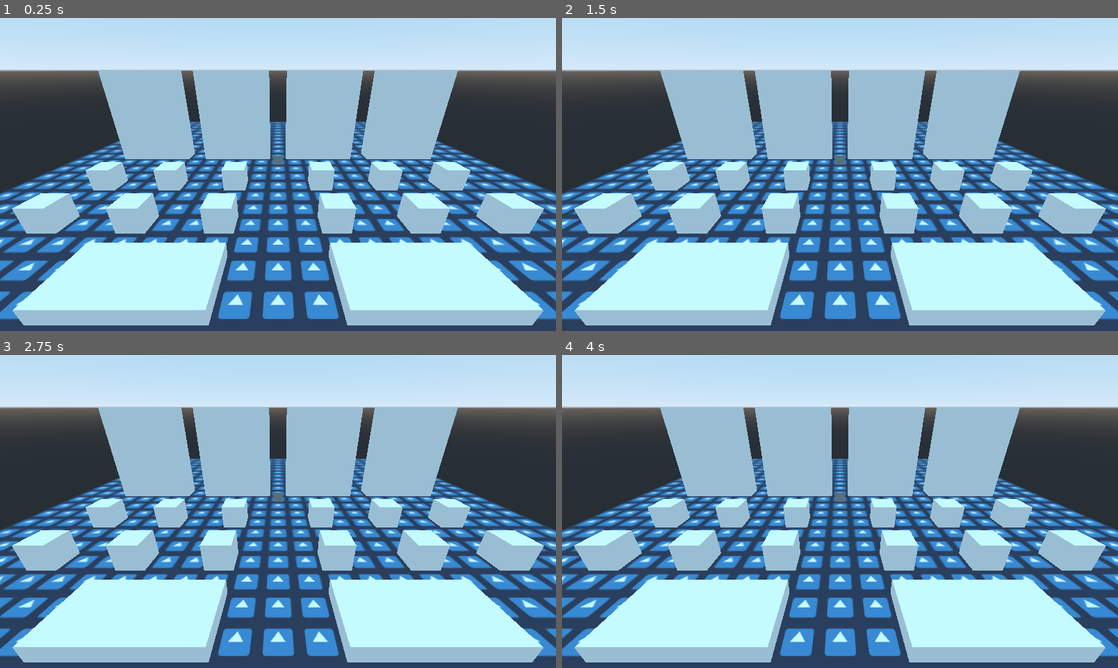
Above: before the commit, frames 1-4 (two rows, left to right).
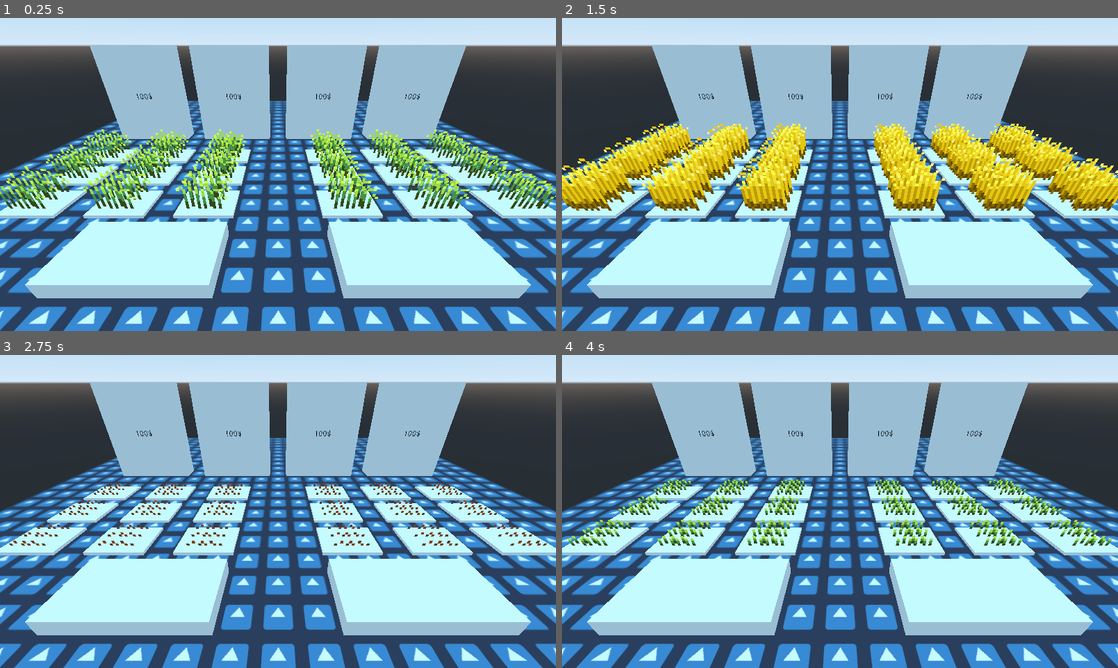
Above: after the commit, the same moments.

Repository: ANamelessGhoul/farmers-market-ld49
Game: Godot game, scene res://scenes/world/world.tscn
Same seed, same stepped clock (60 frames per second), same inputs: the game is played once before the commit and once after it. Before the commit the project has no main scene; this scene is started directly in both runs. The engine's default icon, where the game draws it, is replaced by a stand-in: a white triangle on a blue panel in a dark square.
Inputs:
- Up to frame 1 (0.25 s): no input
- Up to frame 2 (1.5 s): tap Enter at 0.5 s
- Up to frame 3 (2.75 s): tap Space at 2 s
- Up to frame 4 (4 s): tap Enter at 2.75 s; tap Space at 3.5 s

The runs differ from the first frame. In frame 1, 54% of the frame differs, in the area x 0-100%, y 8-100%; in frame 2, 56%; in frame 3, 53%; in frame 4, 54%.

Commit message:
Updated world to use new scenes

Diff:
--- a/project.godot
+++ b/project.godot
@@ -11,6 +11,7 @@
 [application]
 
 config/name="LudumDare49"
+run/main_scene="res://scenes/world/world.tscn"
 config/icon="res://icon.png"
 
 [display]
--- a/scenes/world/world.tscn
+++ b/scenes/world/world.tscn
@@ -1,6 +1,8 @@
-[gd_scene load_steps=10 format=2]
+[gd_scene load_steps=7 format=2]
 
 [ext_resource path="res://icon.png" type="Texture" id=1]
+[ext_resource path="res://scenes/shop/shop.tscn" type="PackedScene" id=2]
+[ext_resource path="res://scenes/plot/plot.tscn" type="PackedScene" id=3]
 
 [sub_resource type="PlaneMesh" id=1]
 size = Vector2( 50, 50 )
@@ -11,23 +13,10 @@
 
 [sub_resource type="CubeMesh" id=3]
 
-[sub_resource type="CubeMesh" id=4]
-
-[sub_resource type="QuadMesh" id=6]
-
-[sub_resource type="ViewportTexture" id=7]
-viewport_path = NodePath("FarmShops/Viewport")
-
-[sub_resource type="SpatialMaterial" id=8]
-resource_local_to_scene = true
-albedo_texture = SubResource( 7 )
-
-[sub_resource type="CubeMesh" id=5]
-
 [node name="World" type="Spatial"]
 
 [node name="Camera" type="Camera" parent="."]
-transform = Transform( 1, 0, 0, 0, 0.906308, 0.422618, 0, -0.422618, 0.906308, 0, 10, 23 )
+transform = Transform( 1, 0, 0, 0, 0.866025, 0.5, 0, -0.5, 0.866025, 0, 10, 23 )
 current = true
 
 [node name="Floor" type="MeshInstance" parent="."]
@@ -36,112 +25,83 @@
 
 [node name="FarmPlots" type="Spatial" parent="."]
 
-[node name="FarmPlot" type="MeshInstance" parent="FarmPlots"]
-transform = Transform( 1, 0, 0, 0, 1, 0, 0, 0, 1, -10, 1, 4 )
-mesh = SubResource( 3 )
-material/0 = null
+[node name="FarmPlot" parent="FarmPlots" instance=ExtResource( 3 )]
+transform = Transform( 1, 0, 0, 0, 1, 0, 0, 0, 1, -17, 0, 2 )
 
-[node name="FarmPlot5" type="MeshInstance" parent="FarmPlots"]
-transform = Transform( 1, 0, 0, 0, 1, 0, 0, 0, 1, -16, 1, 4 )
-mesh = SubResource( 3 )
-material/0 = null
+[node name="FarmPlot2" parent="FarmPlots" instance=ExtResource( 3 )]
+transform = Transform( 1, 0, 0, 0, 1, 0, 0, 0, 1, -17, 0, 6 )
 
-[node name="FarmPlot2" type="MeshInstance" parent="FarmPlots"]
-transform = Transform( 1, 0, 0, 0, 1, 0, 0, 0, 1, -4, 1, 4 )
-mesh = SubResource( 3 )
-material/0 = null
+[node name="FarmPlot3" parent="FarmPlots" instance=ExtResource( 3 )]
+transform = Transform( 1, 0, 0, 0, 1, 0, 0, 0, 1, -17, 0, 10 )
 
-[node name="FarmPlot10" type="MeshInstance" parent="FarmPlots"]
-transform = Transform( 1, 0, 0, 0, 1, 0, 0, 0, 1, -10, 1, 10 )
-mesh = SubResource( 3 )
-material/0 = null
+[node name="FarmPlot4" parent="FarmPlots" instance=ExtResource( 3 )]
+transform = Transform( 1, 0, 0, 0, 1, 0, 0, 0, 1, -11, 0, 2 )
 
-[node name="FarmPlot11" type="MeshInstance" parent="FarmPlots"]
-transform = Transform( 1, 0, 0, 0, 1, 0, 0, 0, 1, -16, 1, 10 )
-mesh = SubResource( 3 )
-material/0 = null
+[node name="FarmPlot5" parent="FarmPlots" instance=ExtResource( 3 )]
+transform = Transform( 1, 0, 0, 0, 1, 0, 0, 0, 1, -11, 0, 6 )
 
-[node name="FarmPlot12" type="MeshInstance" parent="FarmPlots"]
-transform = Transform( 1, 0, 0, 0, 1, 0, 0, 0, 1, -4, 1, 10 )
-mesh = SubResource( 3 )
-material/0 = null
+[node name="FarmPlot6" parent="FarmPlots" instance=ExtResource( 3 )]
+transform = Transform( 1, 0, 0, 0, 1, 0, 0, 0, 1, -11, 0, 10 )
 
-[node name="FarmPlot3" type="MeshInstance" parent="FarmPlots"]
-transform = Transform( 1, 0, 0, 0, 1, 0, 0, 0, 1, 4, 1, 4 )
-mesh = SubResource( 3 )
-material/0 = null
+[node name="FarmPlot7" parent="FarmPlots" instance=ExtResource( 3 )]
+transform = Transform( 1, 0, 0, 0, 1, 0, 0, 0, 1, -5, 0, 2 )
 
-[node name="FarmPlot4" type="MeshInstance" parent="FarmPlots"]
-transform = Transform( 1, 0, 0, 0, 1, 0, 0, 0, 1, 10, 1, 4 )
-mesh = SubResource( 3 )
-material/0 = null
+[node name="FarmPlot8" parent="FarmPlots" instance=ExtResource( 3 )]
+transform = Transform( 1, 0, 0, 0, 1, 0, 0, 0, 1, -5, 0, 6 )
 
-[node name="FarmPlot6" type="MeshInstance" parent="FarmPlots"]
-transform = Transform( 1, 0, 0, 0, 1, 0, 0, 0, 1, 16, 1, 4 )
-mesh = SubResource( 3 )
-material/0 = null
+[node name="FarmPlot9" parent="FarmPlots" instance=ExtResource( 3 )]
+transform = Transform( 1, 0, 0, 0, 1, 0, 0, 0, 1, -5, 0, 10 )
 
-[node name="FarmPlot7" type="MeshInstance" parent="FarmPlots"]
-transform = Transform( 1, 0, 0, 0, 1, 0, 0, 0, 1, 4, 1, 10 )
-mesh = SubResource( 3 )
-material/0 = null
+[node name="FarmPlot10" parent="FarmPlots" instance=ExtResource( 3 )]
+transform = Transform( 1, 0, 0, 0, 1, 0, 0, 0, 1, 5, 0, 2 )
 
-[node name="FarmPlot8" type="MeshInstance" parent="FarmPlots"]
-transform = Transform( 1, 0, 0, 0, 1, 0, 0, 0, 1, 10, 1, 10 )
-mesh = SubResource( 3 )
-material/0 = null
+[node name="FarmPlot11" parent="FarmPlots" instance=ExtResource( 3 )]
+transform = Transform( 1, 0, 0, 0, 1, 0, 0, 0, 1, 5, 0, 6 )
 
-[node name="FarmPlot9" type="MeshInstance" parent="FarmPlots"]
-transform = Transform( 1, 0, 0, 0, 1, 0, 0, 0, 1, 16, 1, 10 )
-mesh = SubResource( 3 )
-material/0 = null
+[node name="FarmPlot12" parent="FarmPlots" instance=ExtResource( 3 )]
+transform = Transform( 1, 0, 0, 0, 1, 0, 0, 0, 1, 5, 0, 10 )
+
+[node name="FarmPlot13" parent="FarmPlots" instance=ExtResource( 3 )]
+transform = Transform( 1, 0, 0, 0, 1, 0, 0, 0, 1, 11, 0, 2 )
+
+[node name="FarmPlot14" parent="FarmPlots" instance=ExtResource( 3 )]
+transform = Transform( 1, 0, 0, 0, 1, 0, 0, 0, 1, 11, 0, 6 )
+
+[node name="FarmPlot15" parent="FarmPlots" instance=ExtResource( 3 )]
+transform = Transform( 1, 0, 0, 0, 1, 0, 0, 0, 1, 11, 0, 10 )
+
+[node name="FarmPlot16" parent="FarmPlots" instance=ExtResource( 3 )]
+transform = Transform( 1, 0, 0, 0, 1, 0, 0, 0, 1, 17, 0, 2 )
+
+[node name="FarmPlot17" parent="FarmPlots" instance=ExtResource( 3 )]
+transform = Transform( 1, 0, 0, 0, 1, 0, 0, 0, 1, 17, 0, 6 )
+
+[node name="FarmPlot18" parent="FarmPlots" instance=ExtResource( 3 )]
+transform = Transform( 1, 0, 0, 0, 1, 0, 0, 0, 1, 17, 0, 10 )
 
 [node name="FarmShops" type="Spatial" parent="."]
 
-[node name="Shop" type="MeshInstance" parent="FarmShops"]
-transform = Transform( 4, 0, 0, 0, 5, 0, 0, 0, 1, -15, 5, -4 )
-mesh = SubResource( 4 )
-material/0 = null
+[node name="Shop" parent="FarmShops" instance=ExtResource( 2 )]
+transform = Transform( 1, 0, 0, 0, 1, 0, 0, 0, 1, -15, 0, -4 )
 
-[node name="Shop2" type="MeshInstance" parent="FarmShops"]
-transform = Transform( 4, 0, 0, 0, 5, 0, 0, 0, 1, -5, 5, -4 )
-mesh = SubResource( 4 )
-material/0 = null
+[node name="Shop2" parent="FarmShops" instance=ExtResource( 2 )]
+transform = Transform( 1, 0, 0, 0, 1, 0, 0, 0, 1, -5, 0, -4 )
 
-[node name="Shop3" type="MeshInstance" parent="FarmShops"]
-transform = Transform( 4, 0, 0, 0, 5, 0, 0, 0, 1, 5, 5, -4 )
-mesh = SubResource( 4 )
-material/0 = null
+[node name="Shop3" parent="FarmShops" instance=ExtResource( 2 )]
+transform = Transform( 1, 0, 0, 0, 1, 0, 0, 0, 1, 5, 0, -4 )
 
-[node name="Shop4" type="MeshInstance" parent="FarmShops"]
-transform = Transform( 4, 0, 0, 0, 5, 0, 0, 0, 1, 15, 5, -4 )
-mesh = SubResource( 4 )
-material/0 = null
-
-[node name="Viewport" type="Viewport" parent="FarmShops"]
-size = Vector2( 200, 200 )
-render_target_v_flip = true
-
-[node name="Label" type="Label" parent="FarmShops/Viewport"]
-margin_right = 40.0
-margin_bottom = 14.0
-text = "ASDASDASD
-"
-
-[node name="MeshInstance" type="MeshInstance" parent="FarmShops"]
-transform = Transform( 1, 0, 0, 0, 1, 0, 0, 0, 1, 0, 1, 0 )
-mesh = SubResource( 6 )
-material/0 = SubResource( 8 )
+[node name="Shop4" parent="FarmShops" instance=ExtResource( 2 )]
+transform = Transform( 1, 0, 0, 0, 1, 0, 0, 0, 1, 15, 0, -4 )
 
 [node name="Inventories" type="Spatial" parent="."]
 transform = Transform( 1, 0, 0, 0, 1, 0, 0, 0, 1, 0, 0, 16 )
 
 [node name="MeshInstance" type="MeshInstance" parent="Inventories"]
 transform = Transform( 4, 0, 0, 0, 1, 0, 0, 0, 2, -7, 0, -1 )
-mesh = SubResource( 5 )
+mesh = SubResource( 3 )
 material/0 = null
 
 [node name="MeshInstance2" type="MeshInstance" parent="Inventories"]
 transform = Transform( 4, 0, 0, 0, 1, 0, 0, 0, 2, 7, 0, -1 )
-mesh = SubResource( 5 )
+mesh = SubResource( 3 )
 material/0 = null
